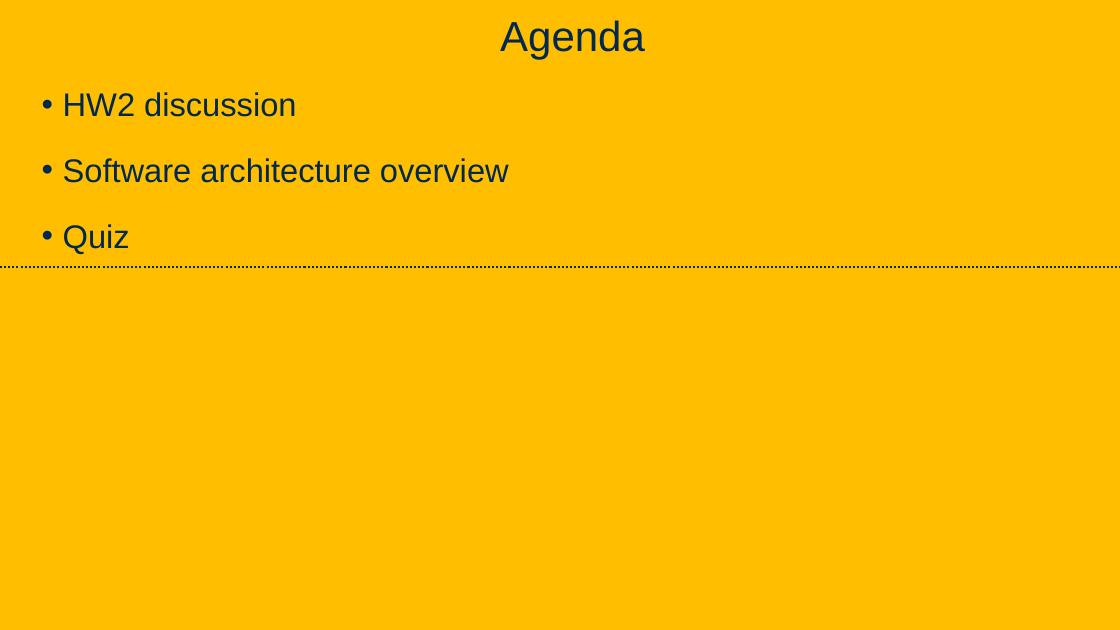
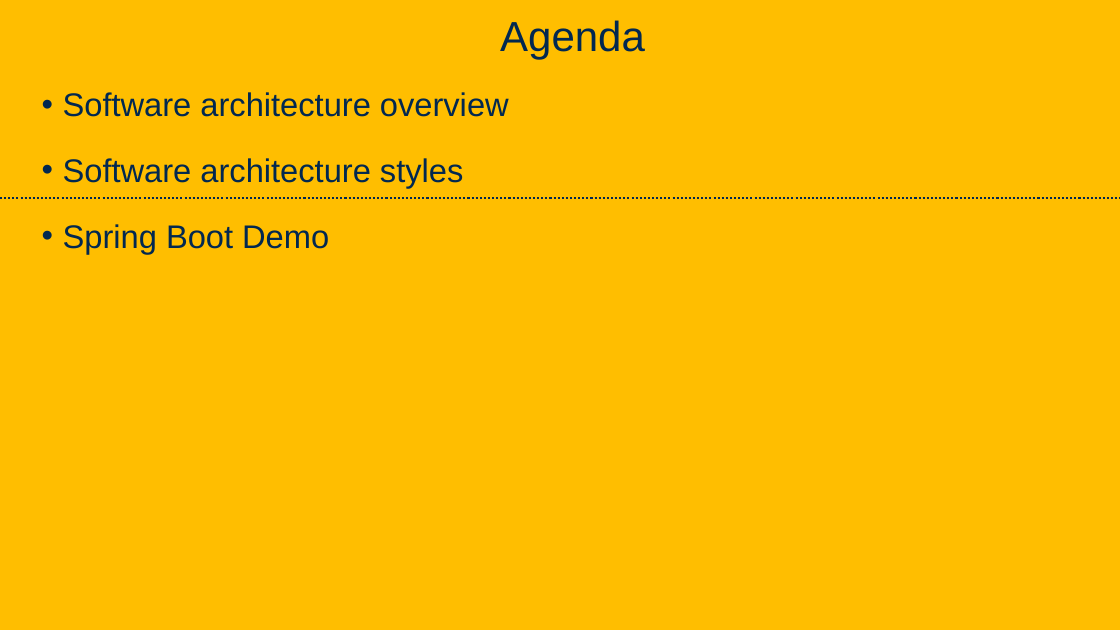
Before and after one commit to davsec-teaching/ecs160-f25, a slide deck: slide 3 of slides/6_software_architecture.pptx. Drawn at 1120x630 pixels with LibreOffice and Linux fonts; fonts in the diff are those of the drawing; background and template pictures are left out. Boxes give left, top, right and bottom in pixels: in the first picture for what was removed or moved away, otherwise in the second. Text is boxed around its words. In the diff, an @@ line names an element or a change of style, - is before the commit and + after.

Commit message:
update software arch

```diff
--- a/slides/6_software_architecture.pptx
+++ b/slides/6_software_architecture.pptx
@@ text at box(63, 92, 296, 117): paragraph removed @@
-• HW2 discussion
@@ text at box(63, 158, 463, 254): text changed @@
-• Quiz
+• Software architecture styles
+• Spring Boot Demo
@@ line moved from (0, 267) - (1120, 267) to (0, 197) - (1120, 197) @@
```
Also in this commit, not shown: 19 other slides changed, 11 slides added, 1 slide removed.
